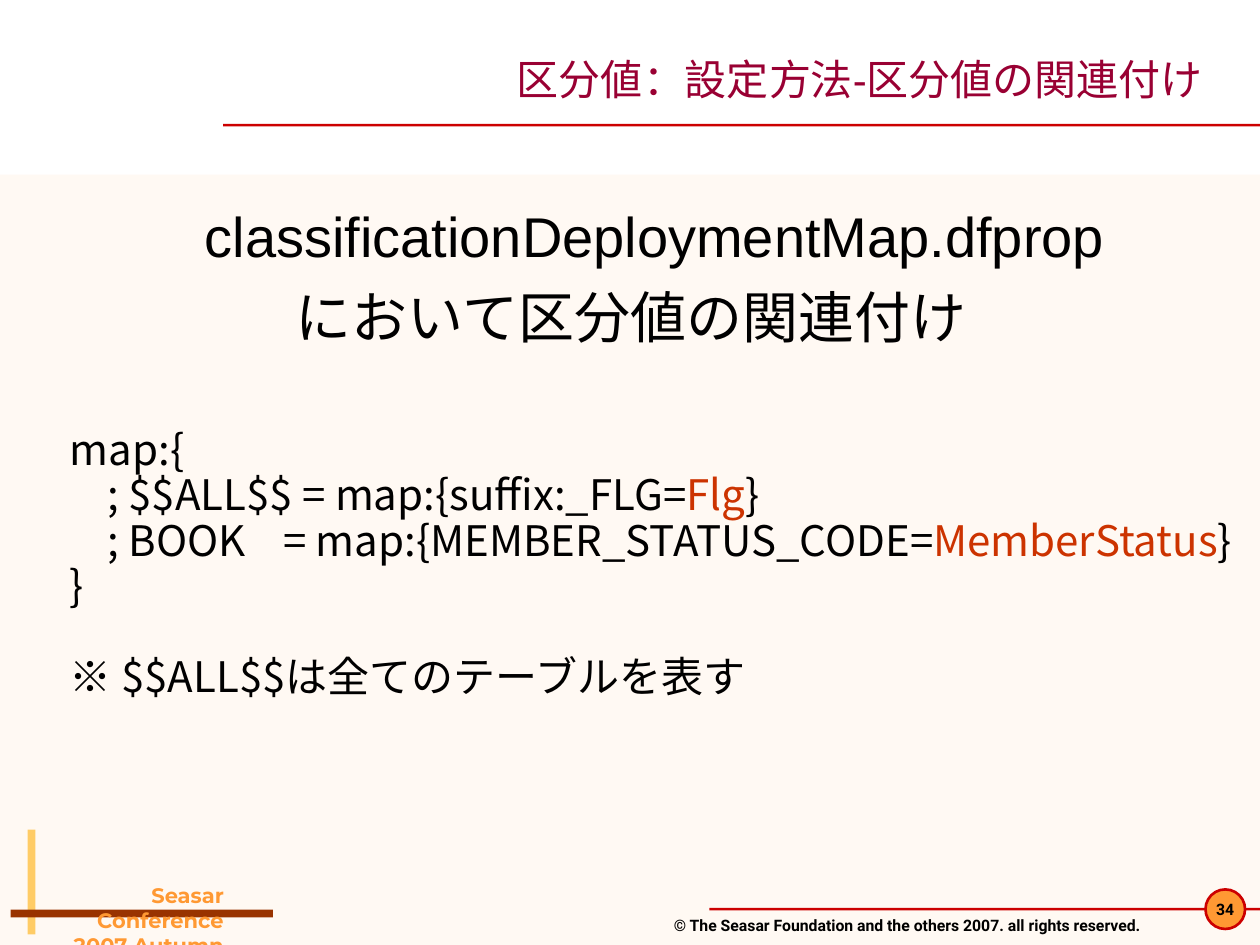
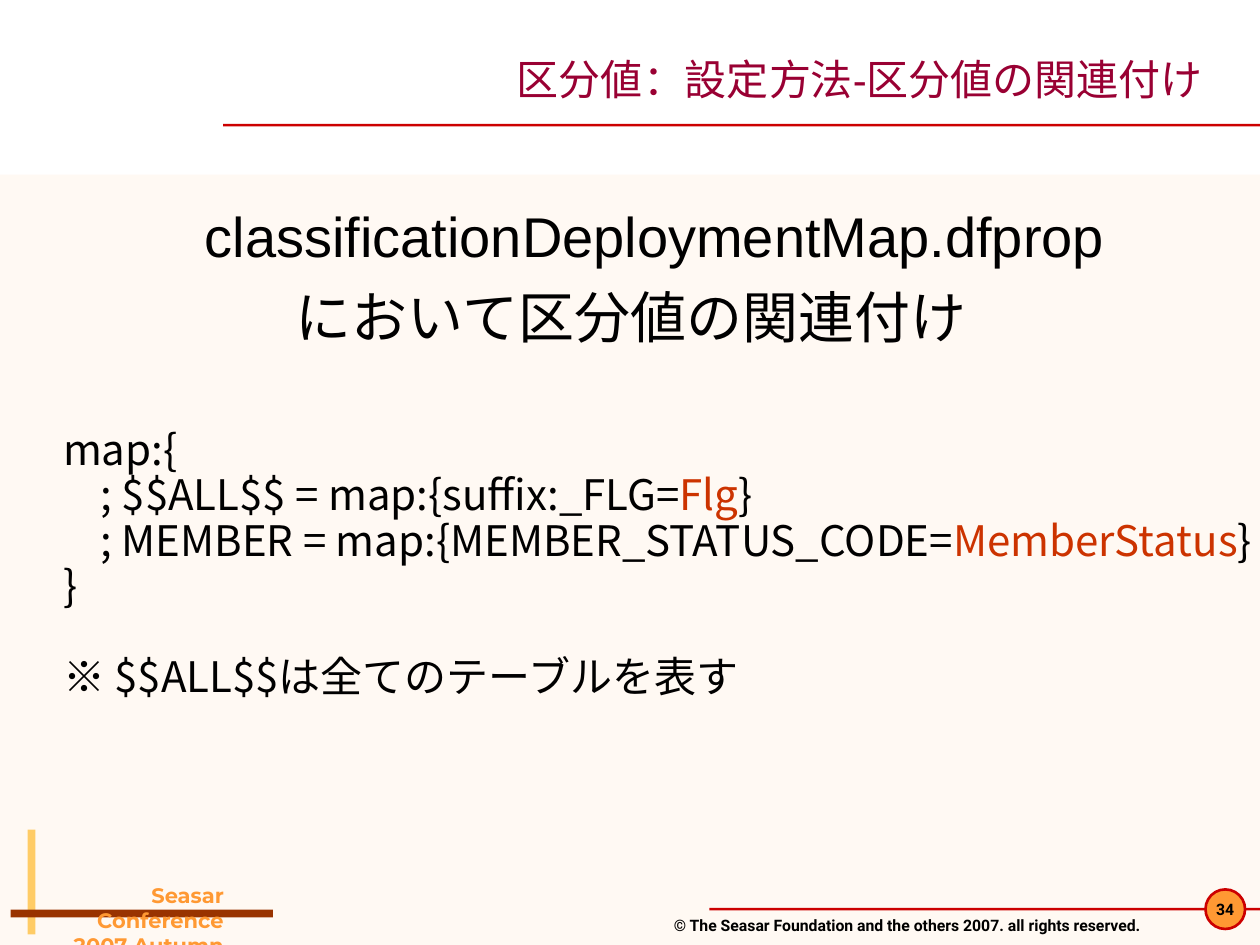
Before and after one commit to seasarorg/dbflute, a slide deck: slide 34 of dbflute/etc/doc/pres/sc2007a_2-DBFlute.ppt. Drawn at 1260x945 pixels with LibreOffice and Linux fonts; fonts in the diff are those of the drawing; background and template pictures are left out. Boxes give left, top, right and bottom in pixels: in the first picture for what was removed or moved away, otherwise in the second. Text is boxed around its words. In the diff, an @@ line names an element or a change of style, - is before the commit and + after.

```diff
--- a/dbflute/etc/doc/pres/sc2007a_2-DBFlute.ppt
+++ b/dbflute/etc/doc/pres/sc2007a_2-DBFlute.ppt
@@ text "map:{": place and size @@
-text "map:{" at [70, 431, 1232, 698]
+text "map:{" at [63, 431, 1252, 698]
@@ text at [122, 513, 1252, 566]: text changed @@
-; BOOK = map:{MEMBER_STATUS_CODE=MemberStatus}
+; MEMBER = map:{MEMBER_STATUS_CODE=MemberStatus}
```
Also in this commit, not shown: 7 other slides changed, 7 other files.
